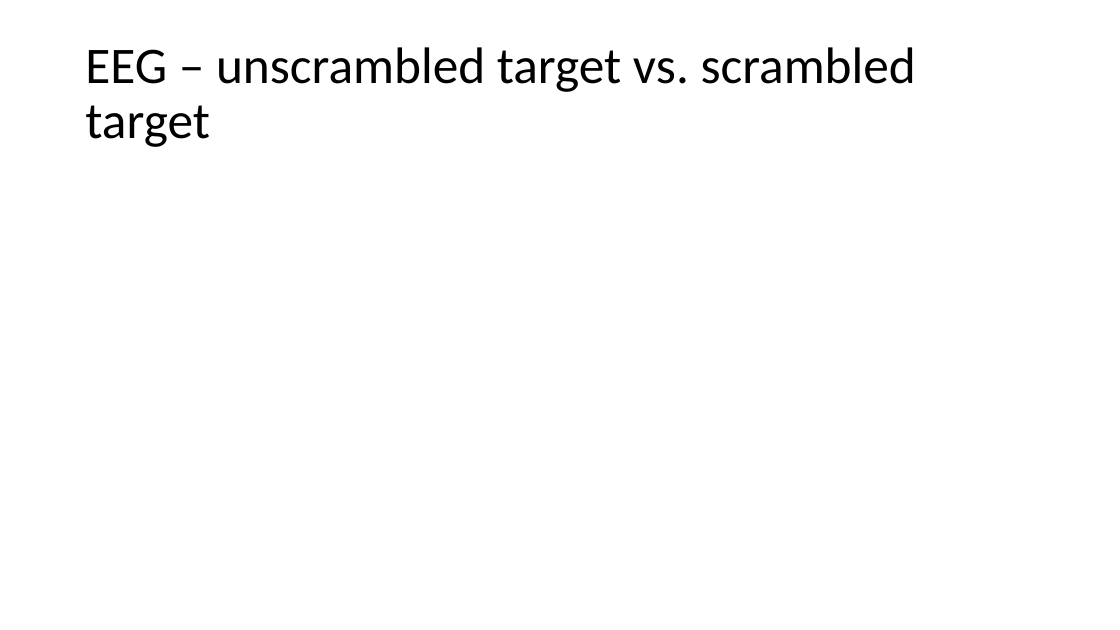
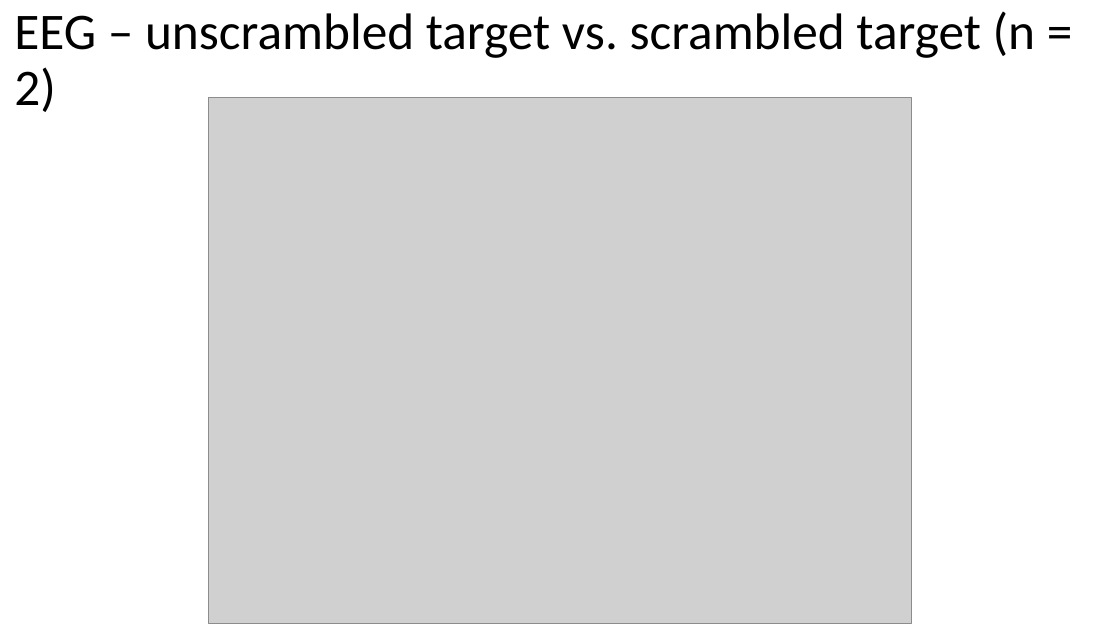
Before and after one commit to crepetti/fNIRSandGerbils, a slide deck: slide 7 of Gerbils, but make it human update 6-26.pptm (slide 4 before the commit). Drawn at 1120x630 pixels with LibreOffice and Linux fonts; fonts in the diff are those of the drawing; grey boxes stand for pictures. Boxes give left, top, right and bottom in pixels: in the first picture for what was removed or moved away, otherwise in the second. Text is boxed around its words. In the diff, an @@ line names an element or a change of style, - is before the commit and + after.

```diff
--- a/Gerbils, but make it human update 6-26.pptm
+++ b/Gerbils, but make it human update 6-26.pptm
@@ title at (x1=14, y1=11, x2=1035, y2=112): text changed @@
-EEG – unscrambled target vs. scrambled target
+EEG – unscrambled target vs. scrambled target (n = 2)
@@ picture added at (x1=209, y1=97, x2=912, y2=623) @@
```
Also in this commit, not shown: 4 other slides changed, 4 slides added, 1 slide removed, 4 other files.
